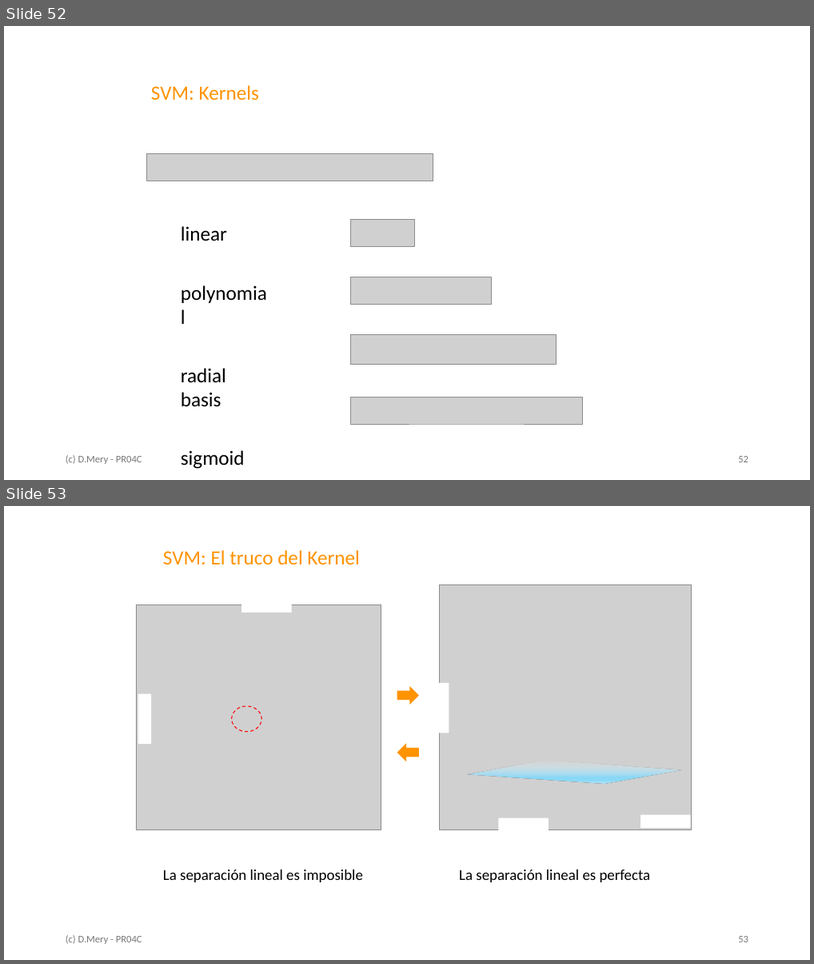
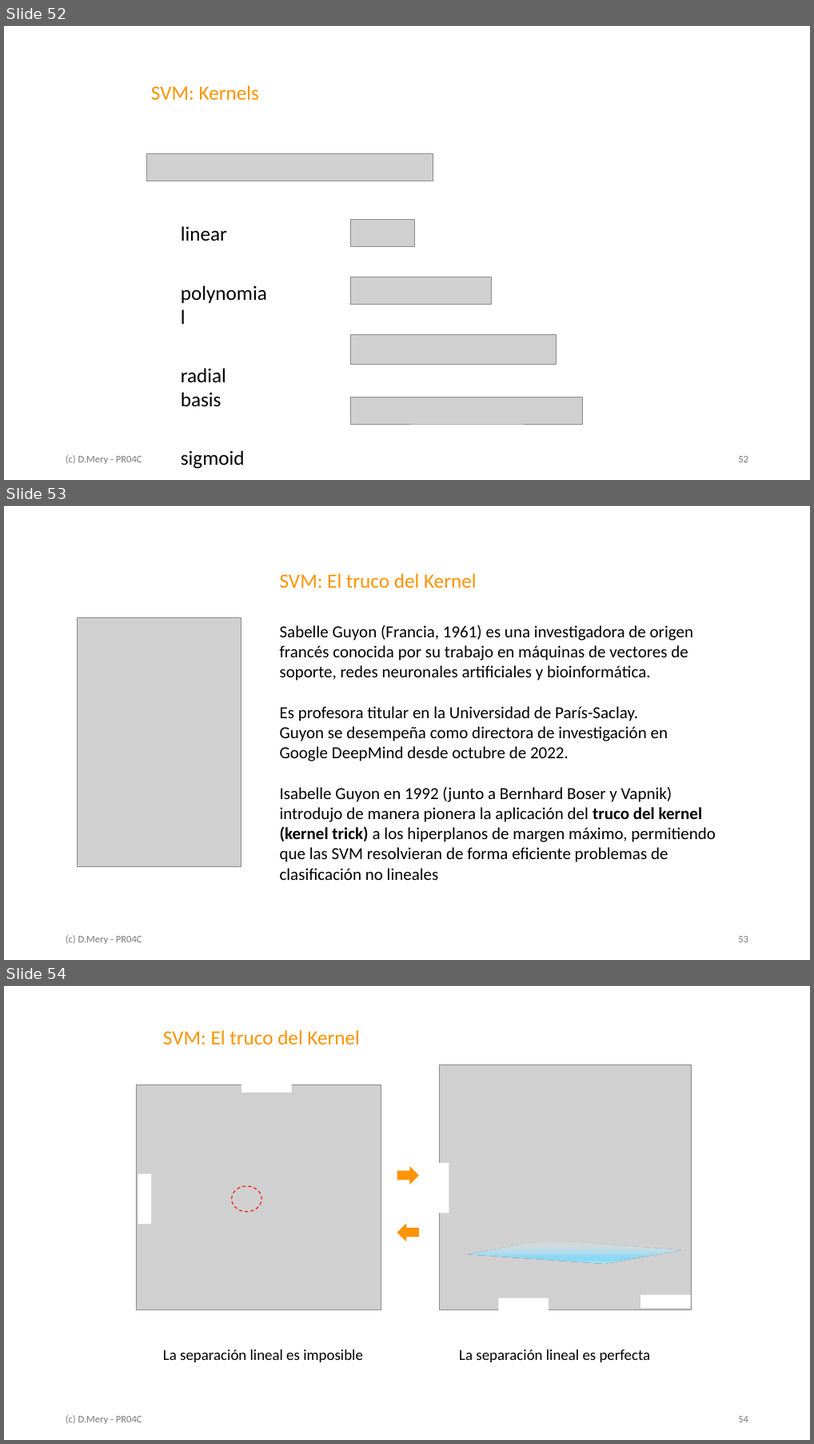
Before and after one commit to domingomery/pr, a slide deck: clases/PR04_Clasificacion/presentaciones/pptx/PR04C_SVM.pptx. Shown one above the other, each under a label of ours: slides 52 and 53 before the commit, slides 52, 53 and 54 after it. The pictures are 814x964 and 814x1444 pixels, drawn with LibreOffice and Linux fonts; fonts in the diff are those of the drawing; grey boxes stand for pictures; background and template pictures are left out. Boxes give left, top, right and bottom in pixels: in the first picture for what was removed or moved away, otherwise in the second. Text is boxed around its words. In the diff, an @@ line names an element or a change of style, - is before the commit and + after.

```diff
--- a/clases/PR04_Clasificacion/presentaciones/pptx/PR04C_SVM.pptx
+++ b/clases/PR04_Clasificacion/presentaciones/pptx/PR04C_SVM.pptx
@@ slide 53 added at <box>4,506,810,960</box>, background #FFFFFF @@
@@ text added at <box>280,573,476,588</box>, 24 pt, text #FF9300 @@
+SVM: El truco del Kernel
@@ picture added at <box>77,618,241,867</box> @@
@@ text added at <box>280,625,716,880</box>, 20 pt, text #000000 @@
+Sabelle Guyon (Francia, 1961) es una investigadora de origen francés conocida por su trabajo en máquinas de vectores de soporte, redes neuronales artificiales y bioinformática.
+Es profesora titular en la Universidad de París-Saclay.
+Guyon se desempeña como directora de investigación en Google DeepMind desde octubre de 2022.
+Isabelle Guyon en 1992 (junto a Bernhard Boser y Vapnik) introdujo de manera pionera la aplicación del truco del kernel (kernel trick) a los hiperplanos de margen máximo, permitiendo que las SVM resolvieran de forma eficiente problemas de clasificación no lineales
@@ text added at <box>66,935,142,944</box>, 12 pt, text #797979 @@
+(c) D.Mery - PR04C
@@ page number added at <box>738,936,749,942</box>, 12 pt, text #797979 @@
+53
@@ what was slide 53 is now slide 54 @@
@@ page number at <box>738,1416,749,1422</box>: text changed @@
-53
+54
```
Also in this commit, not shown: 2 other files.
